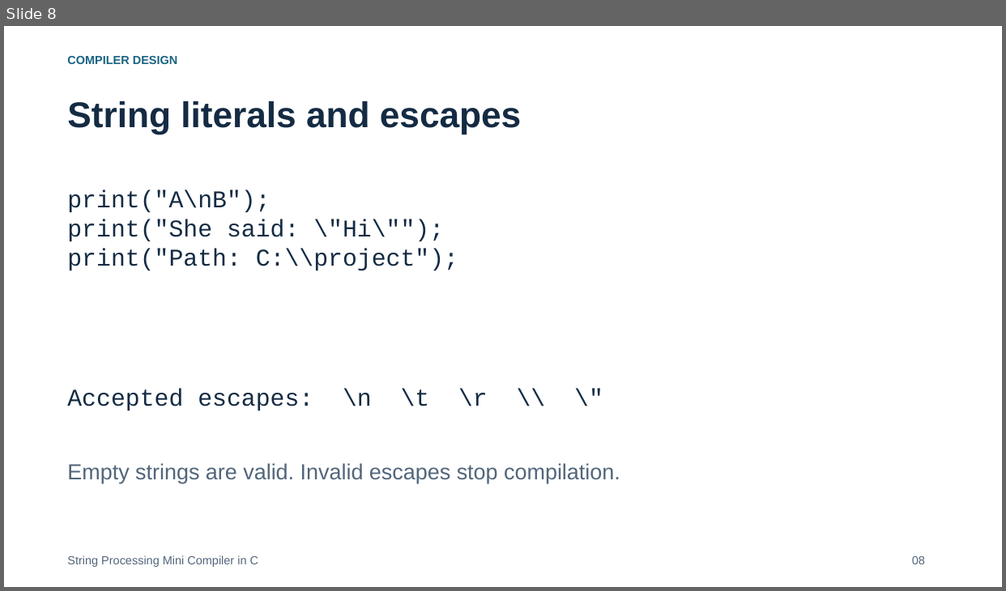
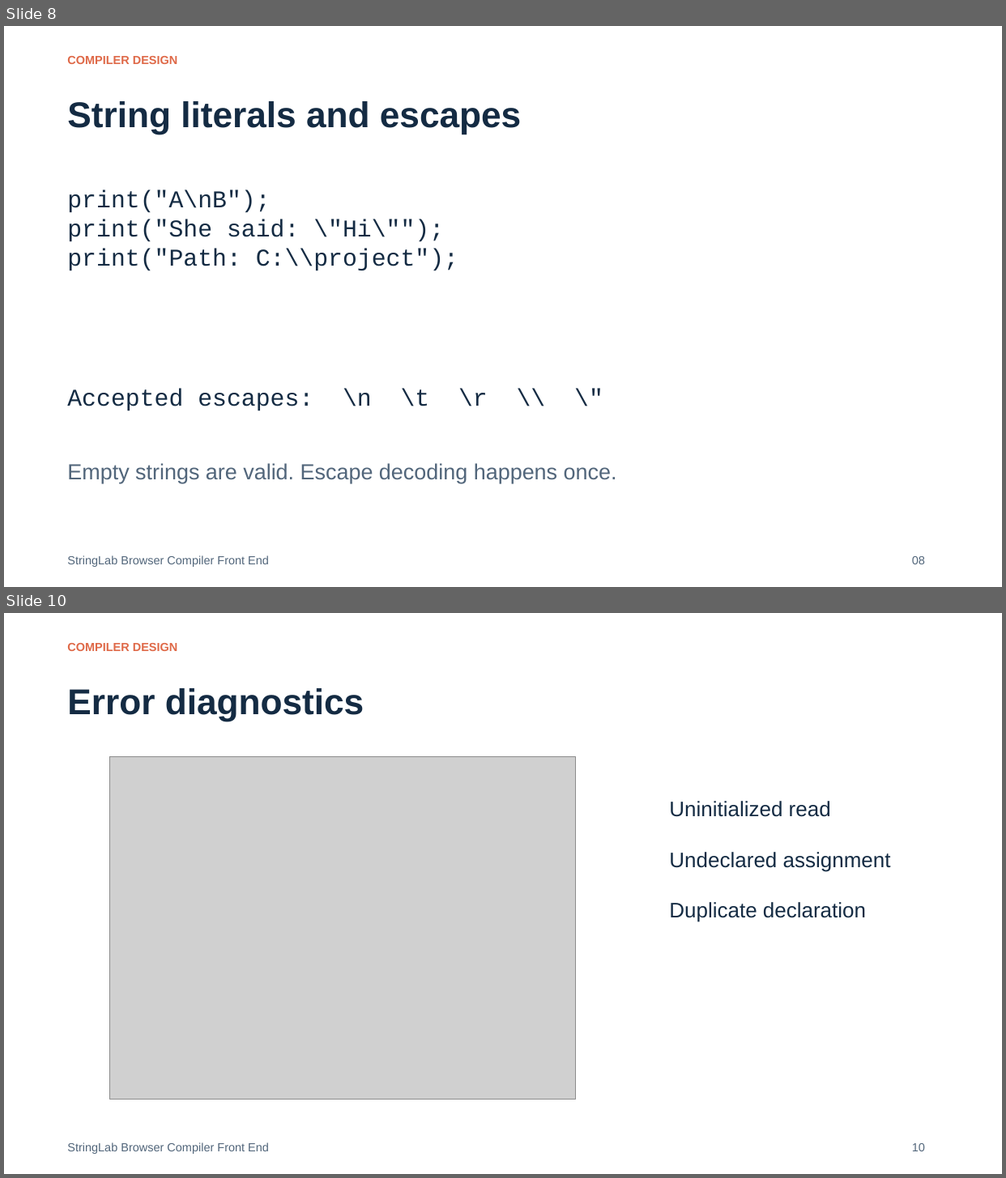
Before and after one commit to Skywalker690/cd-mini-project, a slide deck: submission/Presentation.pptx. Shown one above the other, each under a label of ours: slide 8 before the commit, slides 8 and 10 after it; the slides between them are not shown. The pictures are 1006x591 and 1006x1178 pixels, drawn with LibreOffice and Linux fonts; fonts in the diff are those of the drawing; grey boxes stand for pictures. Boxes give left, top, right and bottom in pixels: in the first picture for what was removed or moved away, otherwise in the second. Text is boxed around its words. In the diff, an @@ line names an element or a change of style, - is before the commit and + after.

Commit message:
refactor: replace console compiler with static browser playground

```diff
--- a/submission/Presentation.pptx
+++ b/submission/Presentation.pptx
@@ slide 10 added at box(4, 613, 1002, 1174), background #FFFFFF @@
@@ text added at box(67, 643, 178, 651), 11.2 pt, text #DF6948, bold @@
+COMPILER DESIGN
@@ text added at box(67, 688, 364, 722), 34.5 pt, text #142B43, bold @@
+Error diagnostics
@@ picture added at box(110, 756, 576, 1100) @@
@@ text added at box(669, 801, 891, 922), 20.2 pt, text #142B43 @@
+Uninitialized read
+Undeclared assignment
+Duplicate declaration
@@ text added at box(67, 1143, 269, 1154), 11.2 pt, text #52667B @@
+StringLab Browser Compiler Front End
@@ text added at box(912, 1144, 925, 1152), 11.2 pt, text #52667B @@
+10
@@ slide 8 changed as well @@
@@ text "COMPILER DESIGN" at box(67, 56, 178, 64): text colour #1A6383 to #DF6948 @@
@@ text at box(67, 463, 617, 484): text changed @@
-Empty strings are valid. Invalid escapes stop compilation.
+Empty strings are valid. Escape decoding happens once.
@@ text at box(67, 556, 269, 567): text changed @@
-String Processing Mini Compiler in C
+StringLab Browser Compiler Front End
```
Also in this commit, not shown: 9 other slides changed, 2 other slides added, 2 slides removed, 57 other files.
